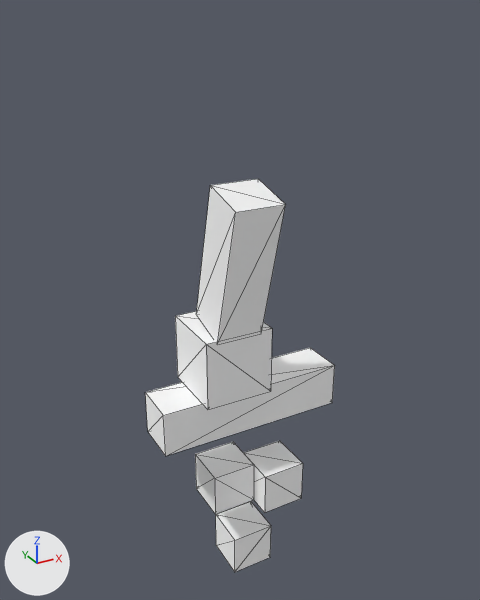
The glTF model assets/game/peeweeplayhouse.glb: old version first, new version second.
Rendered twice from a 50 mm camera at (-624.0, -1069.0, 1200.0) aimed at (-9.0, 48.0, 642.0). Every picture has the same lights, and +X, +Y and +Z are marked at lower left. Mesh edges are drawn as thin lines. Where no turn or scale is listed for an object, it has been applied to the vertices. Vertices at the same position are counted once.
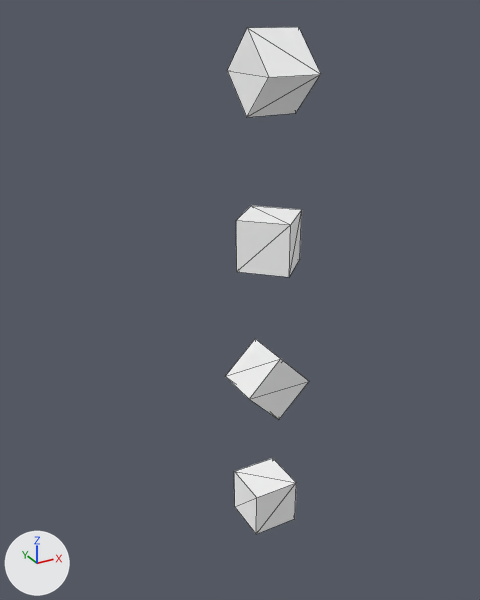
What the commit changed:
me_cube_008 has 8 vertices, 12 faces and spans x -50.0..50.0, y -87.0..87.0, z -158.0..158.0.
Part 1, on me_cube_008:
Vertex 0 of me_cube_008 moves from (-50.0, 87.0, -132.0) to (-50.0, 50.0, -50.0).
Vertex 1 of me_cube_008 moves from (-50.0, -9.0, -158.0) to (-50.0, -50.0, -50.0).
Vertex 2 of me_cube_008 moves from (-50.0, 9.0, 158.0) to (-50.0, 50.0, 50.0).
Vertex 3 of me_cube_008 moves from (-50.0, -87.0, 132.0) to (-50.0, -50.0, 50.0).
Vertex 4 of me_cube_008 moves from (50.0, 87.0, -132.0) to (50.0, 50.0, -50.0).
Vertex 5 of me_cube_008 moves from (50.0, -9.0, -158.0) to (50.0, -50.0, -50.0).
Vertex 6 of me_cube_008 moves from (50.0, 9.0, 158.0) to (50.0, 50.0, 50.0).
Vertex 7 of me_cube_008 moves from (50.0, -87.0, 132.0) to (50.0, -50.0, 50.0).
Object 'cube.007' (ob_cube_007) is deleted.
Object 'cube.006' (ob_cube_006) is rescaled from (1.5, 1.5, 1.5) to (1.0, 1.0, 1.0).
Object 'cube.006' (ob_cube_006) moves from (-50.0, 50.0, 525.0) to (0.0, -50.0, 500.0).
Object 'cube.006' (ob_cube_006) turns from (0, 90, 0) to (0, 45, 0) degrees about x, y and z.
Object 'cube.004' (ob_cube_004) is deleted.
Object 'cube.003' (ob_cube_003) now shows me_cube_008 instead of me_cube_011.
Object 'cube.003' (ob_cube_003) moves from (50.0, 0.0, 200.0) to (0.0, -50.0, 1100.0).
Object 'cube.003' (ob_cube_003) turns from (0, 90, 0) to (45, 0, 0) degrees about x, y and z.
Object 'cube.002' (ob_cube_002) moves from (-50.0, 50.0, 200.0) to (0.0, -50.0, 800.0).
Object 'cube.002' (ob_cube_002) turns from (0, 90, 0) to (0, 0, -45) degrees about x, y and z.
Object 'cube' (ob_cube) moves from (0.0, 50.0, 0.0) to (0.0, -50.0, 200.0).

Pixel boxes (x1, y1, x2, y2) of what changed, in the pictures (480 x 600 px; the box of a moved part takes in the faces that stretch with it):
'cube.007', deleted: before (196, 179, 286, 343)
'cube.003', reshaped, moved, turned: before (244, 441, 303, 513); after (227, 27, 321, 117)
'cube.004', deleted: before (145, 348, 335, 456)
'cube.006', moved, turned, rescaled: before (175, 311, 272, 410); after (225, 339, 309, 420)
'cube.002', moved, turned: before (195, 442, 254, 514); after (236, 206, 302, 277)
'cube', moved: before (216, 501, 271, 572); after (234, 458, 296, 534)
part 1 of me_cube_008, moved or reshaped: before (196, 179, 286, 343); after (227, 27, 321, 117)
